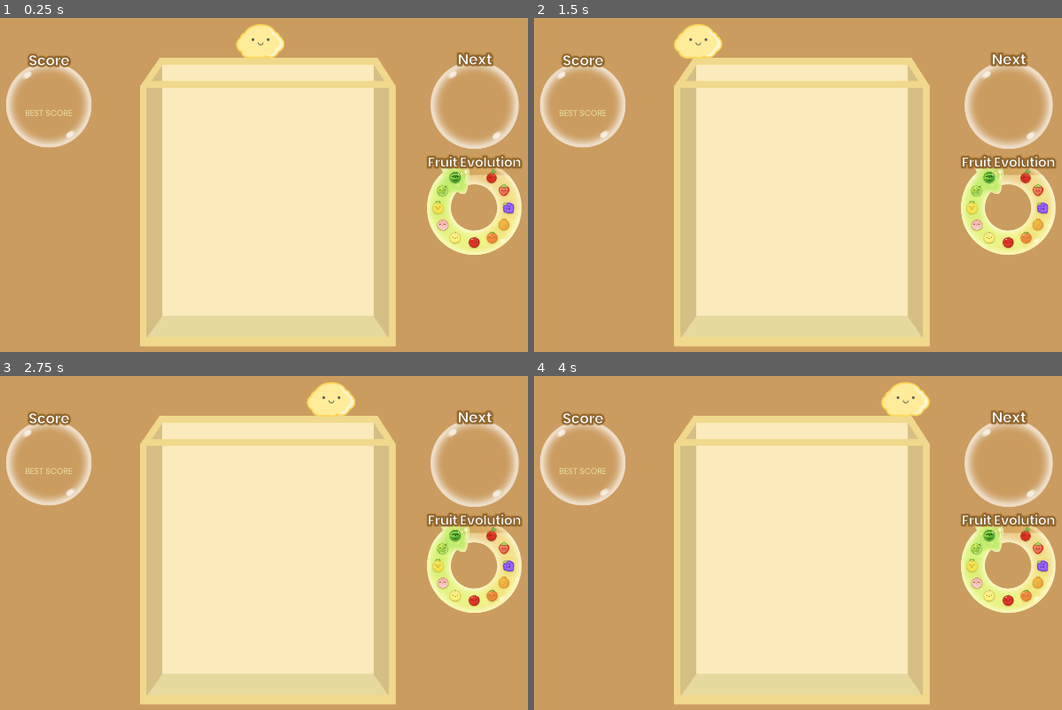
Above: before the commit, frames 1-4 (two rows, left to right).
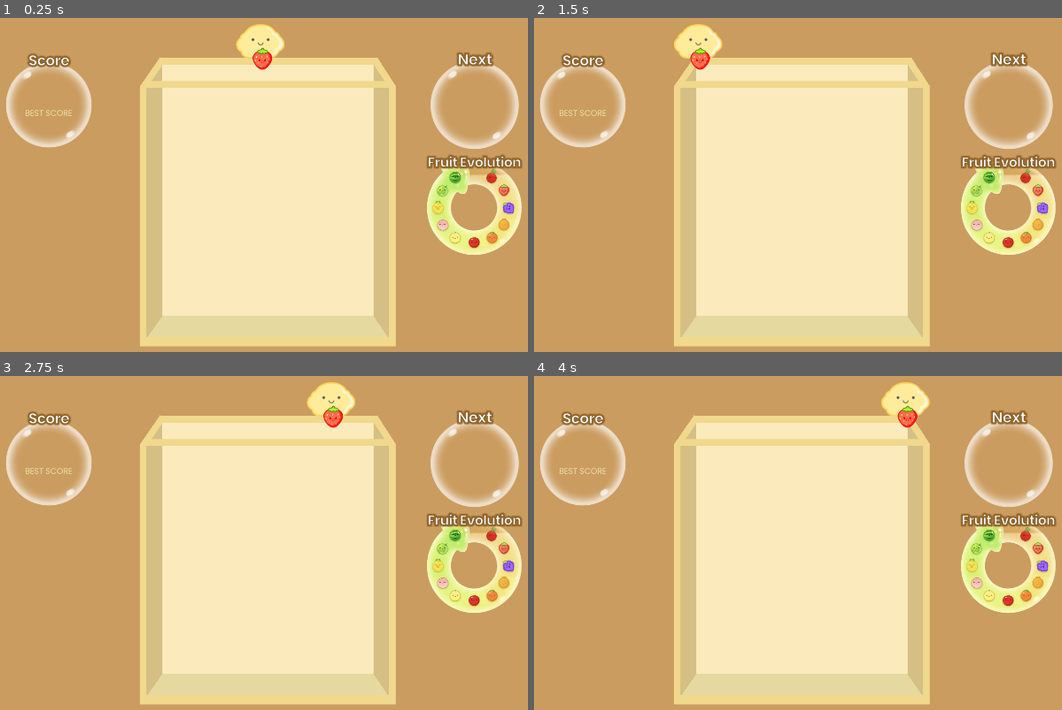
Above: after the commit, the same moments.

Repository: scohenpelletier1/aylins-suika-game
Game: Godot game, scene res://Scenes/gameView.tscn
Same seed, same stepped clock (60 frames per second), same inputs: the game is played once before the commit and once after it.
Inputs (mouse positions are in pixels of both pictures, inside the frame that each line leads up to):
- Up to frame 1 (0.25 s): no input
- Up to frame 2 (1.5 s): tap Enter at 0.5 s; move the mouse to (951, 181) at 0.52 s; tap Space at 1.25 s; move the mouse to (655, 221) at 1.27 s
- Up to frame 3 (2.75 s): tap Enter at 2 s; move the mouse to (332, 472) at 2.02 s
- Up to frame 4 (4 s): tap Space at 2.75 s; move the mouse to (761, 639) at 2.77 s; tap Enter at 3.5 s; move the mouse to (1009, 619) at 3.52 s

The runs differ from the first frame. In frame 1, 0.2% of the frame differs, in the area x 47-52%, y 8-16%; in frame 2, 0.2%, in the area x 29-34%, y 8-16%; in frame 3, 0.2%; in frame 4, 0.2%.

Commit message:
1.1.5 Player now spawns fruits
I'm back! There's an array that allows the player to spawn the beginner fruits from cherry to persimmon

Diff:
--- a/Scripts/playerBehavior.gd
+++ b/Scripts/playerBehavior.gd
@@ -1,5 +1,15 @@
 extends CharacterBody2D
 var speed := Vector2(0, 0)
+var fruit_choice := RandomNumberGenerator.new()
+var current_fruit : int
+var next_fruit : int
+
+@export var fruits: Array[PackedScene] = [
+	preload("res://Sprites/cherry.tscn"),
+	preload("res://Sprites/strawberry.tscn"),
+	preload("res://Sprites/grape.tscn"),
+	preload("res://Sprites/dekopan.tscn"),
+	preload("res://Sprites/persimmon.tscn")]
 
 # Called when the node enters the scene tree for the first time.
 func _ready() -> void:
@@ -7,7 +17,32 @@
 	global_position.x = 960
 	global_position.y = 91
 
+	# first fruits generated
+	current_fruit = fruit_choice.randi_range(0, 4)
+	next_fruit = fruit_choice.randi_range(0, 4)
+
+	# start spawining fruits
+	spawn_fruits()
+
+# Called every frame. 'delta' is the elapsed time since the previous frame.
+func _process(delta: float) -> void:
+	pass
+
 func _physics_process(delta: float) -> void:
 	var target_x = get_global_mouse_position().x
 	velocity = Vector2((target_x - global_position.x) / delta, 0)
 	move_and_slide()
+
+func spawn_fruits():
+	# create the fruit
+	var fruit_instance = fruits[current_fruit].instantiate()
+	fruit_instance.position = Vector2(3, 60)
+
+	add_child(fruit_instance)
+
+	# wait 2 seconds for next fruit
+	await get_tree().create_timer(2).timeout
+
+	# get the new fruits
+	current_fruit = next_fruit
+	next_fruit = fruit_choice.randi_range(0, 4)
--- a/Sprites/apple.tscn
+++ b/Sprites/apple.tscn
@@ -2,13 +2,14 @@
 
 [ext_resource type="Texture2D" uid="uid://bw6iqjc3d45l7" path="res://Art/apple.png" id="1_d00b6"]
 
-[node name="Sprite2D" type="Sprite2D"]
+[node name="Apple" type="StaticBody2D"]
 rotation = -0.9721484
 scale = Vector2(0.54, 0.54)
+
+[node name="CollisionPolygon2D" type="CollisionPolygon2D" parent="."]
+position = Vector2(147.05164, -73.68057)
+scale = Vector2(1.0000004, 1.0000004)
+polygon = PackedVector2Array(-1.3896332, -0.26257324, -23.886192, -3.074112, -45.748566, -24.475906, -70.39018, -46.40284, -95.78114, -60.555557, -123.31105, -67.196625, -152.15384, -66.88959, -189.21921, -57.34192, -216.48045, -38.74556, -237.88225, -16.883186, -251.5482, 2.123169, -264.4971, 36.377014, -269.33246, 77.20126, -258.92032, 117.308464, -238.85757, 152.04297, -201.89514, 184.93338, -164.82365, 202.01277, -116.56452, 201.77638, -97.410736, 203.23668, -60.159554, 185.08871, -25.239227, 156.42563, -3.4274292, 120.96797, 2.496582, 78.190575, -3.4073486, 44.692165, -13.966919, 16.790627, -2.2480164, 23.32265, 4.3223877, 15.209091)
+
+[node name="Sprite2D" type="Sprite2D" parent="."]
 texture = ExtResource("1_d00b6")
-
-[node name="RigidBody2D" type="RigidBody2D" parent="."]
-
-[node name="CollisionPolygon2D" type="CollisionPolygon2D" parent="RigidBody2D"]
-position = Vector2(147.0516, -73.68057)
-polygon = PackedVector2Array(-1.3896332, -0.26257324, -23.886192, -3.074112, -45.748566, -24.475906, -70.39018, -46.40284, -95.78114, -60.555557, -123.31105, -67.196625, -152.15384, -66.88959, -189.21921, -57.34192, -216.48045, -38.74556, -237.88225, -16.883186, -251.5482, 2.123169, -264.4971, 36.377014, -269.33246, 77.20126, -258.92032, 117.308464, -238.85757, 152.04297, -201.89514, 184.93338, -164.82365, 202.01277, -116.56452, 201.77638, -97.410736, 203.23668, -60.159554, 185.08871, -25.239227, 156.42563, -3.4274292, 120.96797, 2.496582, 78.190575, -3.4073486, 44.692165, -13.966919, 16.790627, -2.2480164, 23.32265, 4.3223877, 15.209091)
--- a/Sprites/cherry.tscn
+++ b/Sprites/cherry.tscn
@@ -2,12 +2,12 @@
 
 [ext_resource type="Texture2D" uid="uid://d4a27go4rxkuk" path="res://Art/cherry.png" id="1_8pvkm"]
 
-[node name="Sprite2D" type="Sprite2D"]
+[node name="Cherry" type="StaticBody2D"]
 scale = Vector2(0.71, 0.71)
+
+[node name="CollisionPolygon2D" type="CollisionPolygon2D" parent="."]
+position = Vector2(5.9999995, -47)
+polygon = PackedVector2Array(0, 0, -7, 6, -12, 14, -12, 24, -23, 27, -32, 34, -38, 45, -40, 56, -37, 66, -31, 74, -22, 80, -12, 83, -1, 80, 8, 75, 15, 64, 18, 54, 16, 42, 10, 33, -2, 26, -4, 22, -4, 18, 2, 21, 10, 21, 17, 16, 16, 12, 7, 8, 3, 6)
+
+[node name="Sprite2D" type="Sprite2D" parent="."]
 texture = ExtResource("1_8pvkm")
-
-[node name="RigidBody2D" type="RigidBody2D" parent="."]
-
-[node name="CollisionPolygon2D" type="CollisionPolygon2D" parent="RigidBody2D"]
-position = Vector2(6, -47)
-polygon = PackedVector2Array(0, 0, -7, 6, -12, 14, -12, 24, -23, 27, -32, 34, -38, 45, -40, 56, -37, 66, -31, 74, -22, 80, -12, 83, -1, 80, 8, 75, 15, 64, 18, 54, 16, 42, 10, 33, -2, 26, -4, 22, -4, 18, 2, 21, 10, 21, 17, 16, 16, 12, 7, 8, 3, 6)
--- a/Sprites/dekopan.tscn
+++ b/Sprites/dekopan.tscn
@@ -2,12 +2,12 @@
 
 [ext_resource type="Texture2D" uid="uid://egqpivx6gq6k" path="res://Art/dekopan.png" id="1_yk7dg"]
 
-[node name="Sprite2D" type="Sprite2D"]
+[node name="Dekopan" type="StaticBody2D"]
 scale = Vector2(0.74, 0.74)
-texture = ExtResource("1_yk7dg")
 
-[node name="RigidBody2D" type="RigidBody2D" parent="."]
-
-[node name="CollisionPolygon2D" type="CollisionPolygon2D" parent="RigidBody2D"]
+[node name="CollisionPolygon2D" type="CollisionPolygon2D" parent="."]
 position = Vector2(0, -59)
 polygon = PackedVector2Array(0, 0, -24, -1, -27, 3, -27, 12, -37, 18, -45, 25, -54, 34, -59, 42, -63, 52, -66, 64, -66, …(202 unchanged characters)…
+
+[node name="Sprite2D" type="Sprite2D" parent="."]
+texture = ExtResource("1_yk7dg")
--- a/Sprites/grape.tscn
+++ b/Sprites/grape.tscn
@@ -2,12 +2,12 @@
 
 [ext_resource type="Texture2D" uid="uid://cj6ifm6gfbu30" path="res://Art/grape.png" id="1_edxjd"]
 
-[node name="Sprite2D" type="Sprite2D"]
+[node name="Grape" type="StaticBody2D"]
 scale = Vector2(0.71, 0.71)
+
+[node name="CollisionPolygon2D" type="CollisionPolygon2D" parent="."]
+position = Vector2(0, -47.999996)
+polygon = PackedVector2Array(1, 0, -10, 8, -26, 2, -33, 3, -35, 7, -47, 11, -48, 15, -43, 23, -42, 30, -48, 40, -50, 52, -44, 63, -47, 75, -42, 89, -30, 97, -18, 98, -10, 104, 1, 107, 12, 106, 18, 102, 29, 107, 42, 105, 54, 96, 57, 83, 53, 70, 58, 64, 60, 53, 57, 45, 58, 33, 54, 23, 45, 15, 32, 12, 23, 2, 11, -1, 1, 0)
+
+[node name="Sprite2D" type="Sprite2D" parent="."]
 texture = ExtResource("1_edxjd")
-
-[node name="RigidBody2D" type="RigidBody2D" parent="."]
-
-[node name="CollisionPolygon2D" type="CollisionPolygon2D" parent="RigidBody2D"]
-position = Vector2(0, -48)
-polygon = PackedVector2Array(1, 0, -10, 8, -26, 2, -33, 3, -35, 7, -47, 11, -48, 15, -43, 23, -42, 30, -48, 40, -50, 52, -44, 63, -47, 75, -42, 89, -30, 97, -18, 98, -10, 104, 1, 107, 12, 106, 18, 102, 29, 107, 42, 105, 54, 96, 57, 83, 53, 70, 58, 64, 60, 53, 57, 45, 58, 33, 54, 23, 45, 15, 32, 12, 23, 2, 11, -1, 1, 0)
--- a/Sprites/melon.tscn
+++ b/Sprites/melon.tscn
@@ -2,13 +2,13 @@
 
 [ext_resource type="Texture2D" uid="uid://d2t8ac5y7jfra" path="res://Art/melon.png" id="1_f5kqy"]
 
-[node name="Sprite2D" type="Sprite2D"]
+[node name="Melon" type="StaticBody2D"]
 rotation = -0.9721484
 scale = Vector2(1.64, 1.64)
+
+[node name="CollisionPolygon2D" type="CollisionPolygon2D" parent="."]
+position = Vector2(69.39226, -47.336178)
+polygon = PackedVector2Array(0, -3.8146973e-06, -13.486244, -16.221016, -37.525955, -33.716507, -68.96217, -42.53492, -98.63104, -41.664345, -122.66466, -32.532776, -141.66492, -19.571678, -154.80573, -3.344574, -164.86633, 15.623402, -170.41873, 41.20017, -169.32397, 65.87407, -160.15402, 93.51303, -138.25327, 118.52017, -108.39249, 135.67633, -80.03648, 141.75388, -48.49122, 134.76128, -23.669888, 121.46084, -3.920288, 100.725525, 8.317657, 77.85124, 9.59214, 67.297775, 20.97171, 68.00873, 30.884888, 61.246414, 36.219193, 67.29167, 39.52359, 65.03757, 38.8833, 57.000782, 30.244598, 53.20962, 26.037346, 48.81656, 19.390175, 49.719418, 19.428558, 53.324768, 23.07228, 56.89173, 13.90844, 55.879826, 12.217865, 53.40153, 9.733475, 28.465054)
+
+[node name="Sprite2D" type="Sprite2D" parent="."]
 texture = ExtResource("1_f5kqy")
-
-[node name="RigidBody2D" type="RigidBody2D" parent="."]
-
-[node name="CollisionPolygon2D" type="CollisionPolygon2D" parent="RigidBody2D"]
-position = Vector2(69.39226, -47.33618)
-polygon = PackedVector2Array(0, -3.8146973e-06, -13.486244, -16.221016, -37.525955, -33.716507, -68.96217, -42.53492, -98.63104, -41.664345, -122.66466, -32.532776, -141.66492, -19.571678, -154.80573, -3.344574, -164.86633, 15.623402, -170.41873, 41.20017, -169.32397, 65.87407, -160.15402, 93.51303, -138.25327, 118.52017, -108.39249, 135.67633, -80.03648, 141.75388, -48.49122, 134.76128, -23.669888, 121.46084, -3.920288, 100.725525, 8.317657, 77.85124, 9.59214, 67.297775, 20.97171, 68.00873, 30.884888, 61.246414, 36.219193, 67.29167, 39.52359, 65.03757, 38.8833, 57.000782, 30.244598, 53.20962, 26.037346, 48.81656, 19.390175, 49.719418, 19.428558, 53.324768, 23.07228, 56.89173, 13.90844, 55.879826, 12.217865, 53.40153, 9.733475, 28.465054)
--- a/Sprites/peach.tscn
+++ b/Sprites/peach.tscn
@@ -2,12 +2,14 @@
 
 [ext_resource type="Texture2D" uid="uid://crdhhq23u1qev" path="res://Art/peach.png" id="1_xedpg"]
 
-[node name="Sprite2D" type="Sprite2D"]
+[node name="Peach" type="StaticBody2D"]
 scale = Vector2(2.1, 2.1)
+
+[node name="CollisionPolygon2D" type="CollisionPolygon2D" parent="."]
+position = Vector2(4.0000005, -46.000004)
+scale = Vector2(1.0000001, 1.0000001)
+polygon = PackedVector2Array(1, -1, -10, 0, -20, 4, -32, 12, -42, 23, -49, 37, -50, 54, -50, 65, -37, 84, -25, 92, -3, 97, 19, 94, 39, 81, 50, 65, 51, 44, 44, 24, 30, 10, 18, 3, 7, -1, 2, -1, 2, -1)
+
+[node name="Sprite2D" type="Sprite2D" parent="."]
+position = Vector2(0.47619054, 0)
 texture = ExtResource("1_xedpg")
-
-[node name="RigidBody2D" type="RigidBody2D" parent="."]
-
-[node name="CollisionPolygon2D" type="CollisionPolygon2D" parent="RigidBody2D"]
-position = Vector2(4, -46)
-polygon = PackedVector2Array(1, -1, -10, 0, -20, 4, -32, 12, -42, 23, -49, 37, -50, 54, -50, 65, -37, 84, -25, 92, -3, 97, 19, 94, 39, 81, 50, 65, 51, 44, 44, 24, 30, 10, 18, 3, 7, -1, 2, -1, 2, -1)
--- a/Sprites/pear.tscn
+++ b/Sprites/pear.tscn
@@ -2,12 +2,12 @@
 
 [ext_resource type="Texture2D" uid="uid://dsc06xlwcrs2s" path="res://Art/pear.png" id="1_oi0l0"]
 
-[node name="Sprite2D" type="Sprite2D"]
+[node name="Pear" type="StaticBody2D"]
 scale = Vector2(1.74, 1.74)
-texture = ExtResource("1_oi0l0")
 
-[node name="RigidBody2D" type="RigidBody2D" parent="."]
-
-[node name="CollisionPolygon2D" type="CollisionPolygon2D" parent="RigidBody2D"]
+[node name="CollisionPolygon2D" type="CollisionPolygon2D" parent="."]
 position = Vector2(5, -53)
 polygon = PackedVector2Array(0, 0, -6, 0, -11, 3, -28, 7, -42, 16, -50, 24, -56, 38, -57, 49, -57, 66, -53, 78, -43, 90, -30, 99, -14, 102, 4, 101, 16, 96, 29, 84, 37, 65, 38, 48, 35, 33, 24, 17, 10, 9, -2, 6)
+
+[node name="Sprite2D" type="Sprite2D" parent="."]
+texture = ExtResource("1_oi0l0")
--- a/Sprites/persimmon.tscn
+++ b/Sprites/persimmon.tscn
@@ -2,12 +2,13 @@
 
 [ext_resource type="Texture2D" uid="uid://dxw7dt7hbn1q1" path="res://Art/persimmon.png" id="1_vwww4"]
 
-[node name="Sprite2D" type="Sprite2D"]
+[node name="Persimmon" type="StaticBody2D"]
 scale = Vector2(0.72, 0.72)
+
+[node name="CollisionPolygon2D" type="CollisionPolygon2D" parent="."]
+position = Vector2(-4.0000005, -81.00001)
+scale = Vector2(1.0000001, 1.0000001)
+polygon = PackedVector2Array(0, 0, -9, 6, -25, 8, -31, 11, -30, 16, -51, 29, -67, 44, -76, 61, -82, 82, -82, 100, -77, 119, -67, 138, -56, 150, -41, 161, -23, 168, -1, 171, 25, 165, 47, 153, 62, 136, 73, 114, 77, 88, 72, 65, 62, 46, 49, 32, 34, 21, 27, 18, 28, 12, 25, 9, 10, 6)
+
+[node name="Sprite2D" type="Sprite2D" parent="."]
 texture = ExtResource("1_vwww4")
-
-[node name="RigidBody2D" type="RigidBody2D" parent="."]
-
-[node name="CollisionPolygon2D" type="CollisionPolygon2D" parent="RigidBody2D"]
-position = Vector2(-4, -81)
-polygon = PackedVector2Array(0, 0, -9, 6, -25, 8, -31, 11, -30, 16, -51, 29, -67, 44, -76, 61, -82, 82, -82, 100, -77, 119, -67, 138, -56, 150, -41, 161, -23, 168, -1, 171, 25, 165, 47, 153, 62, 136, 73, 114, 77, 88, 72, 65, 62, 46, 49, 32, 34, 21, 27, 18, 28, 12, 25, 9, 10, 6)
--- a/Sprites/pineapple.tscn
+++ b/Sprites/pineapple.tscn
@@ -2,12 +2,13 @@
 
 [ext_resource type="Texture2D" uid="uid://ooc6fs7bdglu" path="res://Art/pineapple.png" id="1_v73ma"]
 
-[node name="Sprite2D" type="Sprite2D"]
+[node name="Pineapple" type="StaticBody2D"]
 scale = Vector2(2.43, 2.43)
+
+[node name="CollisionPolygon2D" type="CollisionPolygon2D" parent="."]
+position = Vector2(0, -48.999996)
+scale = Vector2(0.99999994, 0.99999994)
+polygon = PackedVector2Array(0, 0, -12, -4, -17, -3, -18, 4, -25, 8, -25, 14, -31, 20, -40, 28, -46, 38, -50, 54, -50, 75, -46, 86, -38, 96, -30, 103, -19, 108, -1, 110, 12, 108, 19, 106, 31, 99, 43, 85, 48, 67, 47, 52, 42, 37, 33, 26, 21, 16, 24, 12, 23, 8, 15, 4, 15, -1, 11, -4)
+
+[node name="Sprite2D" type="Sprite2D" parent="."]
 texture = ExtResource("1_v73ma")
-
-[node name="RigidBody2D" type="RigidBody2D" parent="."]
-
-[node name="CollisionPolygon2D" type="CollisionPolygon2D" parent="RigidBody2D"]
-position = Vector2(0, -49)
-polygon = PackedVector2Array(0, 0, -12, -4, -17, -3, -18, 4, -25, 8, -25, 14, -31, 20, -40, 28, -46, 38, -50, 54, -50, 75, -46, 86, -38, 96, -30, 103, -19, 108, -1, 110, 12, 108, 19, 106, 31, 99, 43, 85, 48, 67, 47, 52, 42, 37, 33, 26, 21, 16, 24, 12, 23, 8, 15, 4, 15, -1, 11, -4)
--- a/Sprites/strawberry.tscn
+++ b/Sprites/strawberry.tscn
@@ -2,12 +2,13 @@
 
 [ext_resource type="Texture2D" uid="uid://cbvpfharoem5k" path="res://Art/strawberry.png" id="1_y1u1h"]
 
-[node name="Sprite2D" type="Sprite2D"]
+[node name="Strawberry" type="StaticBody2D"]
 scale = Vector2(0.7, 0.7)
+
+[node name="CollisionPolygon2D" type="CollisionPolygon2D" parent="."]
+position = Vector2(2.9999998, -44.999996)
+scale = Vector2(0.99999994, 0.99999994)
+polygon = PackedVector2Array(0, 0, -3, 0, -6, 5, -13, 7, -20, 10, -23, 15, -29, 20, -35, 26, -38, 33, -40, 41, -38, 49, -35, 58, -31, 65, -26, 71, -21, 76, -14, 82, -8, 84, -3, 85, 3, 85, 10, 82, 17, 76, 24, 69, 31, 59, 35, 51, 37, 43, 37, 35, 32, 25, 26, 19, 21, 16, 20, 12, 15, 9, 8, 7, 5, 4, 4, 1, 1, 0)
+
+[node name="Sprite2D" type="Sprite2D" parent="."]
 texture = ExtResource("1_y1u1h")
-
-[node name="RigidBody2D" type="RigidBody2D" parent="."]
-
-[node name="CollisionPolygon2D" type="CollisionPolygon2D" parent="RigidBody2D"]
-position = Vector2(3, -45)
-polygon = PackedVector2Array(0, 0, -3, 0, -6, 5, -13, 7, -20, 10, -23, 15, -29, 20, -35, 26, -38, 33, -40, 41, -38, 49, -35, 58, -31, 65, -26, 71, -21, 76, -14, 82, -8, 84, -3, 85, 3, 85, 10, 82, 17, 76, 24, 69, 31, 59, 35, 51, 37, 43, 37, 35, 32, 25, 26, 19, 21, 16, 20, 12, 15, 9, 8, 7, 5, 4, 4, 1, 1, 0)
--- a/Sprites/watermelon.tscn
+++ b/Sprites/watermelon.tscn
@@ -2,13 +2,13 @@
 
 [ext_resource type="Texture2D" uid="uid://di41ste70qbgk" path="res://Art/watermelon.png" id="1_uetr5"]
 
-[node name="Sprite2D" type="Sprite2D"]
+[node name="Watermelon" type="StaticBody2D"]
 rotation = 0.64751714
 scale = Vector2(0.81, 0.81)
-texture = ExtResource("1_uetr5")
 
-[node name="RigidBody2D" type="RigidBody2D" parent="."]
-
-[node name="CollisionPolygon2D" type="CollisionPolygon2D" parent="RigidBody2D"]
+[node name="CollisionPolygon2D" type="CollisionPolygon2D" parent="."]
 position = Vector2(-110.990265, -146.75545)
 polygon = PackedVector2Array(-2.607216, -1.7895355, -22.915482, 21.092209, -52.345764, 63.410736, -71.44119, 139.28804, …(349 unchanged characters)…
+
+[node name="Sprite2D" type="Sprite2D" parent="."]
+texture = ExtResource("1_uetr5")
--- a/Sprites/sprite_2d.gd
+++ b/fruit_behavior.gd
@@ -1,4 +1,4 @@
-extends Sprite2D
+extends Node
 
 
 # Called when the node enters the scene tree for the first time.
Binary file removed: Art/programmerArt.png
Not shown, removed: Art/programmerArt.png.import
Not shown, removed: Sprites/sprite_2d.gd.uid
Not shown, added: fruit_behavior.gd.uid
